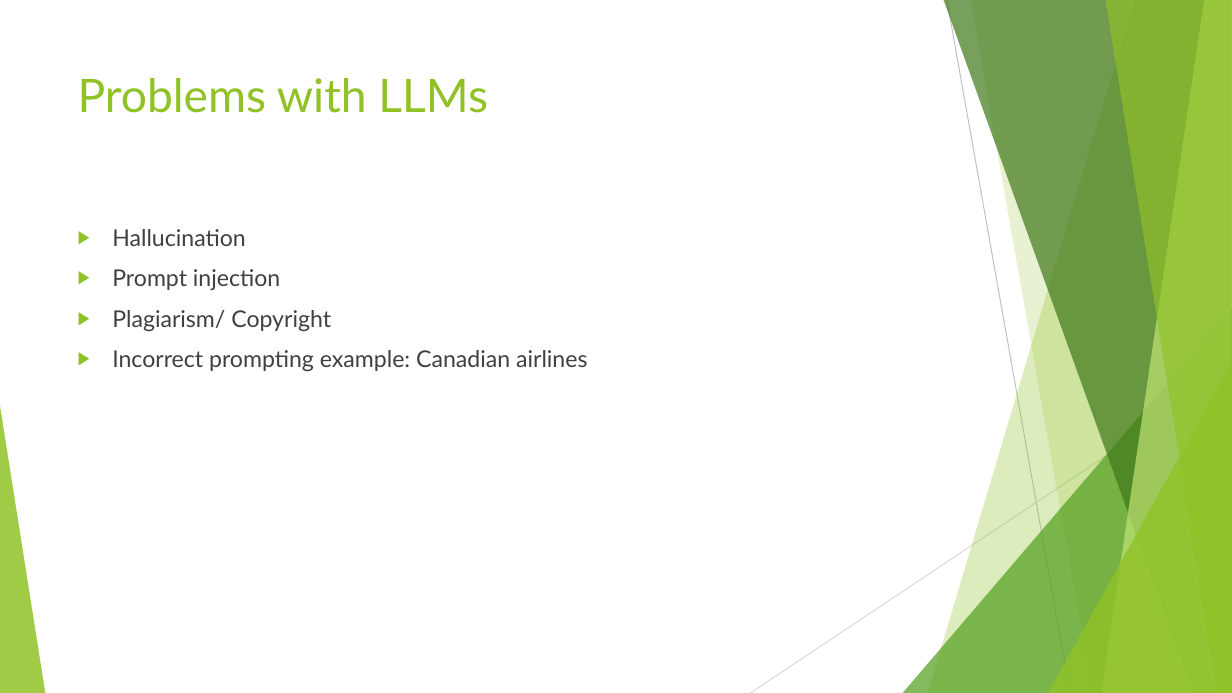
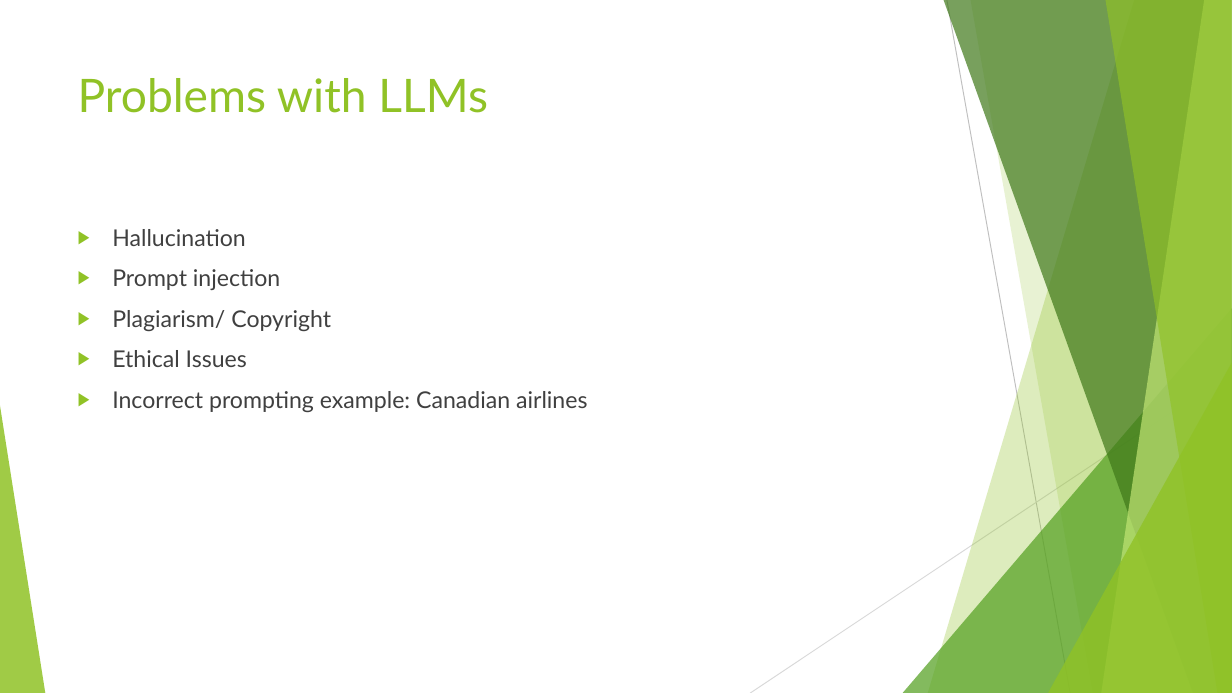
Before and after one commit to johnstaveley/JaaS, a slide deck: slide 12 of JaaS.pptx. Drawn at 1232x693 pixels with LibreOffice and Linux fonts; fonts in the diff are those of the drawing. Boxes give left, top, right and bottom in pixels: in the first picture for what was removed or moved away, otherwise in the second. Text is boxed around its words. In the diff, an @@ line names an element or a change of style, - is before the commit and + after.

```diff
--- a/JaaS.pptx
+++ b/JaaS.pptx
@@ text at (112, 350, 247, 367): paragraph added @@
+▶ Ethical Issues
```
Also in this commit, not shown: 3 other slides changed, 2 other files.
